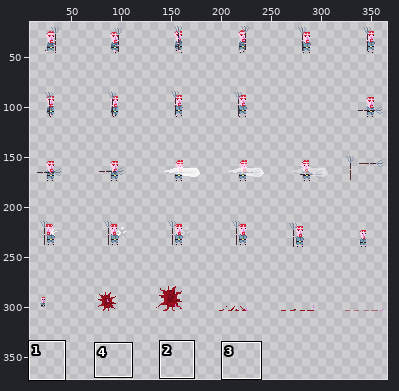
Sprite sheet, stored at Assets/Sprites/Animations/SpriteSheet-Ai-Easymob.png. The first picture is a wide view before the edit; the outline marks the close-up.
Close-up. Before the edit:
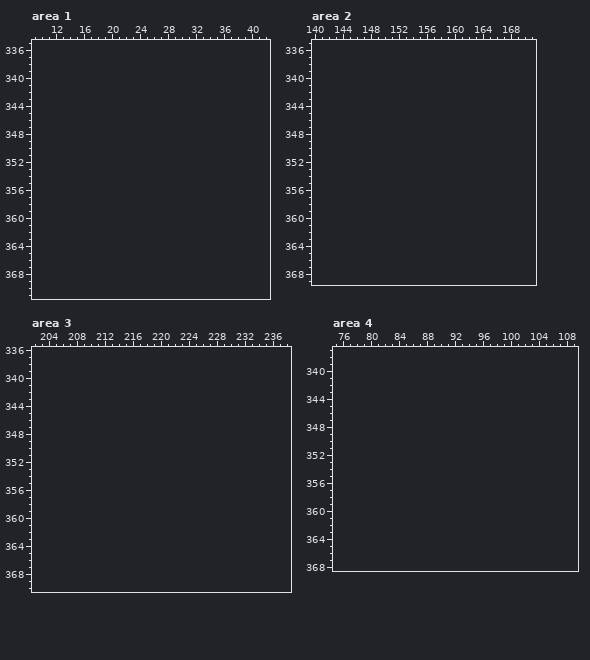
The file is 384x320 pixels. Colours within 5 levels of each other are drawn and written as one. Shown: area 1: x 9..42, y 335..371; area 2: x 140..171, y 335..369; area 3: x 202..238, y 336..370; area 4: x 75..109, y 337..368. The old version is drawn lined up with the new one, on the new canvas. The wide view leaves out empty margins.
New version:
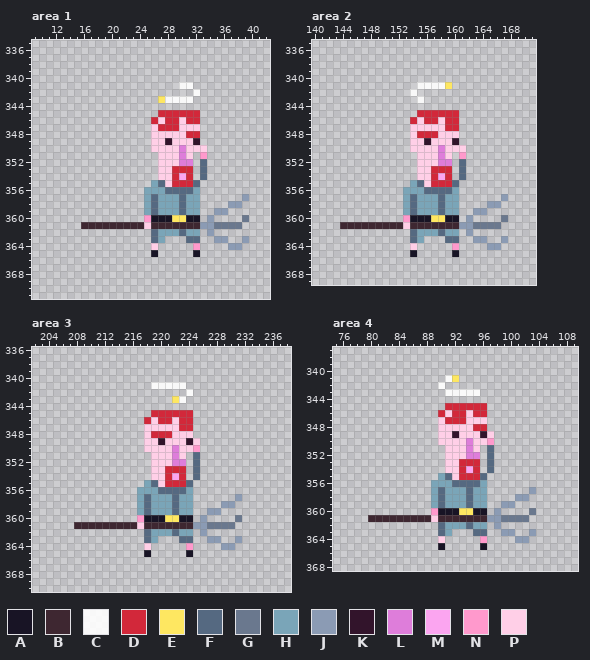
Palette (. is transparent): A #181425  B #3e2731  C #ffffffe3  D #d2283a  E #fee761  F #556981  G #6a788e  H #7aa5b8  J #8b9bb4  K #32142b  L #de7dda  M #fba5f0  N #ff99cc  P #ffcfe7
The edit:
canvas 384x320 -> 384x384
Changed rows in their new state; - is an unchanged pixel.
Area 1:
first column x 16:
341 --------------CC--------
342 ----------------C-------
343 -----------ECCCC--------
345 -----------DDDDDD-------
346 ----------DPDDPDD-------
347 ----------PDDDPPP-------
348 ----------PPPPPDD-------
349 ----------PPKPPPK-------
350 ----------PPPPLPPP------
351 -----------PPPLP-N------
352 -----------PPPLL-F------
353 -----------PPDDD-F------
354 -----------PPDMD-F------
355 ----------HFPDDDF-------
356 ---------HHHFFFFH-------
357 ---------HFHHHFHH------J
358 ---------HFHHHFHH----JJ-
359 ---------HFHHHFHH--JJ---
360 ---------NAAAEEAA-J----G
361 BBBBBBBBBPBBBBBBBJJGGGG-
362 ----------FHHHFHH-J-----
363 ----------FH---FF--JJ--J
364 ----------P-----N----JJ-
365 ----------A-----A-------
Area 2:
first column x 144:
341 -----------CCCCE--------
342 ----------C-------------
343 -----------C------------
345 -----------DDDDDD-------
346 ----------DPDDPDD-------
347 ----------PPPPPDD-------
348 ----------PDDDPPP-------
349 ----------PPKPPPK-------
350 ----------PPPPLPPP------
351 -----------PPPLP-N------
352 -----------PPPLL-F------
353 -----------PPDDD-F------
354 -----------PPDMD-F------
355 ----------HFPDDDF-------
356 ---------HHHFFFFH-------
357 ---------HFHHHFHH------J
358 ---------HFHHHFHH----JJ-
359 ---------HFHHHFHH--JJ---
360 ---------NAAAEEAA-J----G
361 BBBBBBBBBPBBBBBBBJJGGGG-
362 ----------FHHHFHH-J-----
363 ----------FH---FF--JJ--J
364 ----------P-----N----JJ-
365 ----------A-----A-------
Area 3:
first column x 208:
341 -----------CCCCC--------
342 ----------------C-------
343 --------------EC--------
345 -----------DDDDDD-------
346 ----------DPDDPDD-------
347 ----------PPPPPDD-------
348 ----------PDDDPPP-------
349 ----------PPKPPPKP------
350 ----------PPPPLPPN------
351 -----------PPPLP-F------
352 -----------PPPLL-F------
353 -----------PPDDD-F------
354 -----------PPDMD-F------
355 ----------HFPDDDF-------
356 ---------HHHFFFFH-------
357 ---------HFHHHFHH------J
358 ---------HFHHHFHH----JJ-
359 ---------HFHHHFHH--JJ---
360 ---------NAAAEEAA-J----G
361 BBBBBBBBBPBBBBBBBJJGGGG-
362 ----------FHHHFHH-J-----
363 ----------FH---FF--JJ--J
364 ----------P-----N----JJ-
365 ----------A-----A-------
Area 4:
first column x 80:
341 -----------CE-----------
342 ----------C-------------
343 -----------CCCCC--------
345 -----------DDDDDD-------
346 ----------DPDDPDD-------
347 ----------PDDDPPP-------
348 ----------PPPPPDD-------
349 ----------PPKPPPKP------
350 ----------PPPPLPPN------
351 -----------PPPLP-F------
352 -----------PPPLL-F------
353 -----------PPDDD-F------
354 -----------PPDMD-F------
355 ----------HFPDDDF-------
356 ---------HHHFFFFH-------
357 ---------HFHHHFHH------J
358 ---------HFHHHFHH----JJ-
359 ---------HFHHHFHH--JJ---
360 ---------NAAAEEAA-J----G
361 BBBBBBBBBPBBBBBBBJJGGGG-
362 ----------FHHHFHH-J-----
363 ----------FH---FF--JJ--J
364 ----------P-----N----JJ-
365 ----------A-----A-------
Boxes around the changes in both close-ups, in picture pixels (x1, y1, x2, y2):
added: (81, 82, 249, 257)
added: (340, 82, 508, 257)
added: (74, 382, 242, 557)
added: (368, 375, 536, 550)
